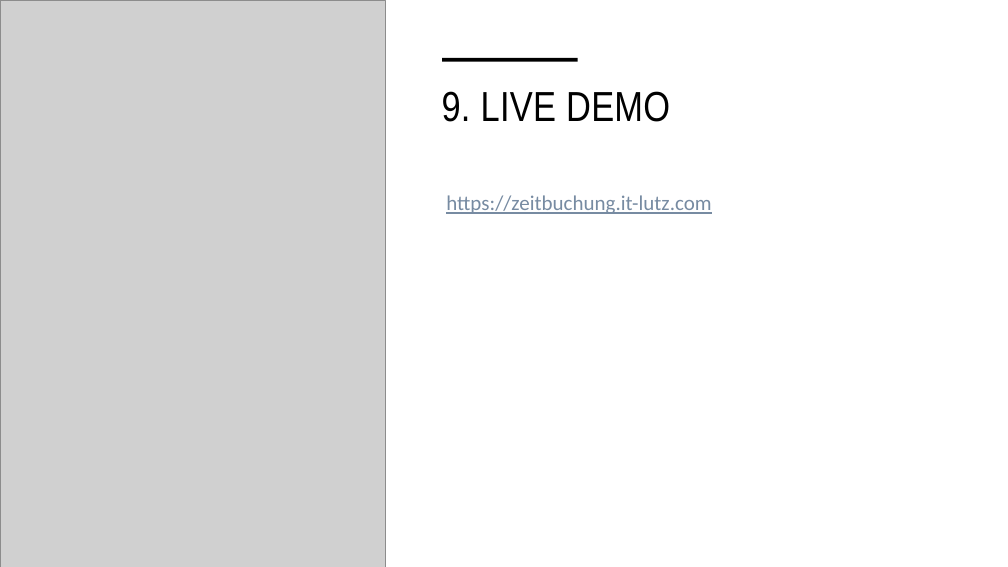
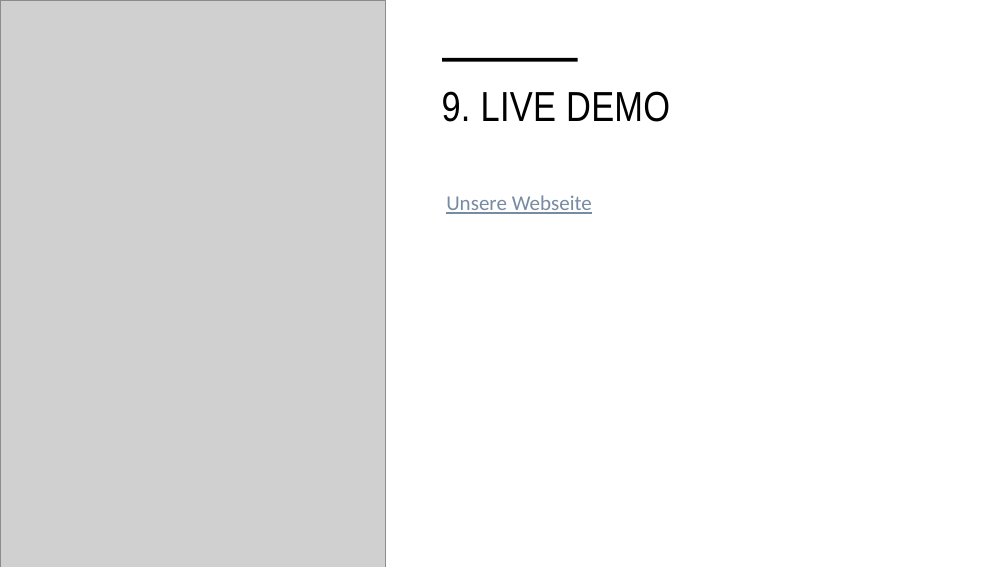
Before and after one commit to malu254/Eifrige-Otter-PM, a slide deck: slide 25 of Abgabe/Dokumentation/Präsentation.pptx. Drawn at 1008x567 pixels with LibreOffice and Linux fonts; fonts in the diff are those of the drawing; grey boxes stand for pictures. Boxes give left, top, right and bottom in pixels: in the first picture for what was removed or moved away, otherwise in the second. Text is boxed around its words. In the diff, an @@ line names an element or a change of style, - is before the commit and + after.

```diff
--- a/Abgabe/Dokumentation/Präsentation.pptx
+++ b/Abgabe/Dokumentation/Präsentation.pptx
@@ text at (446,195,592,214): text changed @@
-https://zeitbuchung.it-lutz.com
+Unsere Webseite
```
Also in this commit, not shown: 6 other slides changed.
